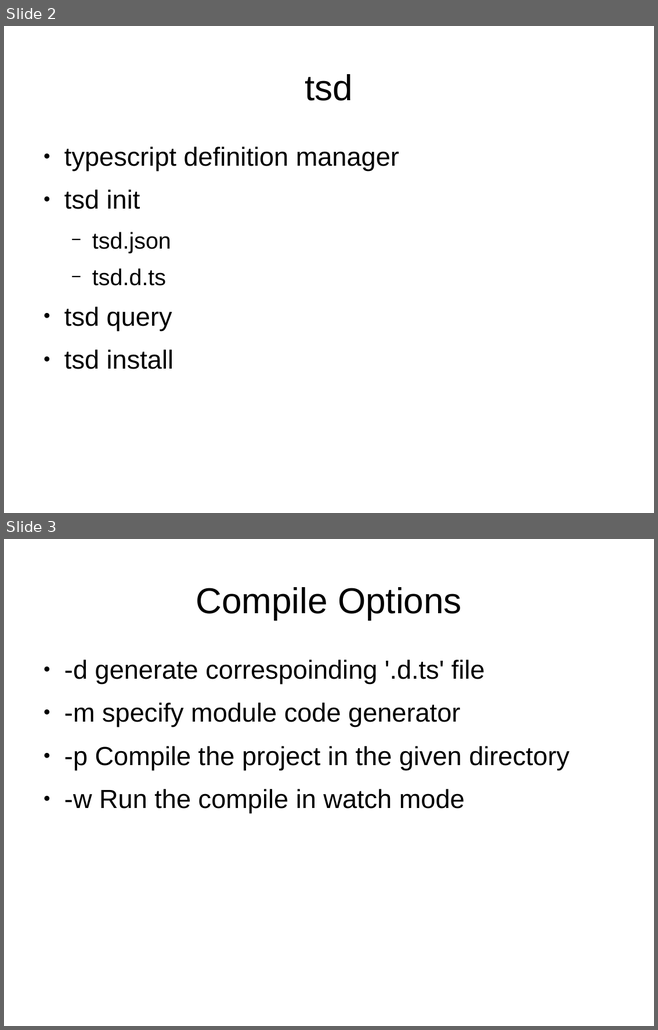
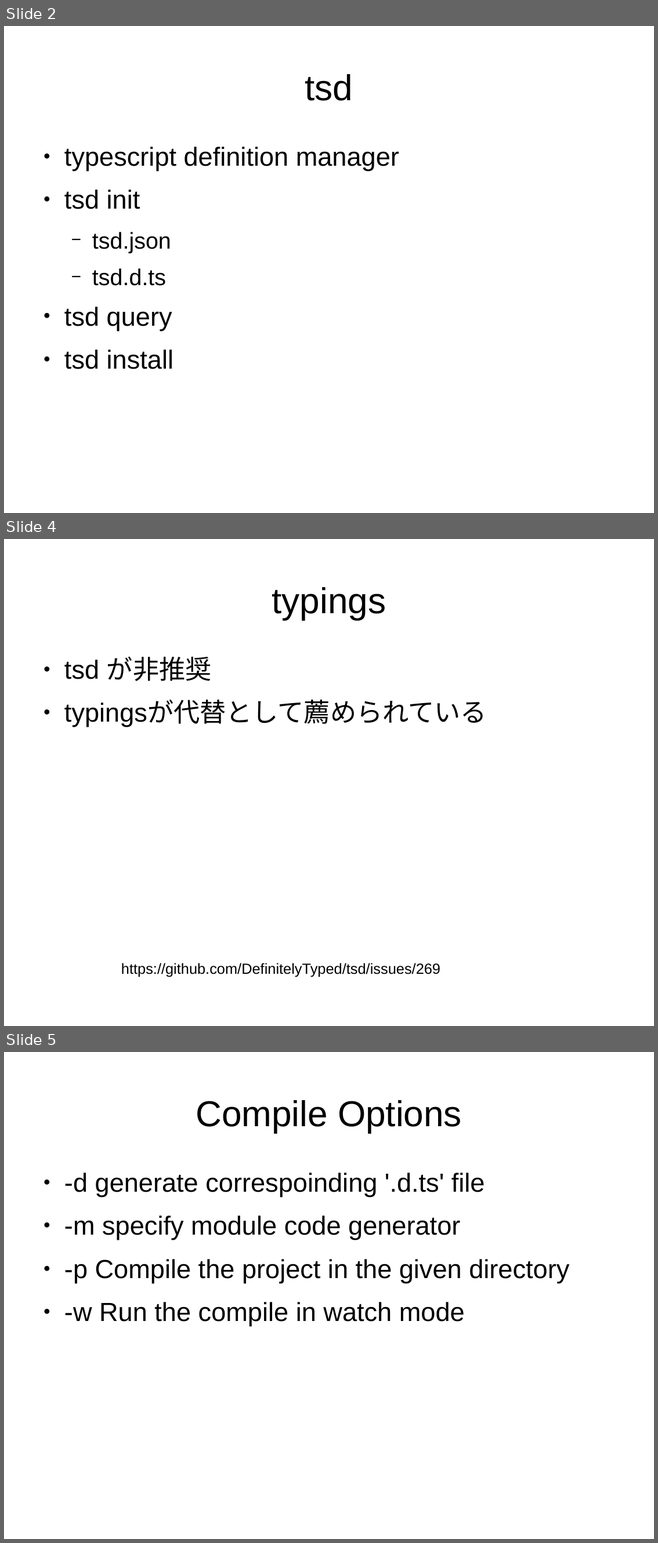
Before and after one commit to sallop/til, a slide deck: typescript.odp. Shown one above the other, each under a label of ours: slides 2 and 3 before the commit, slides 2, 4 and 5 after it; the slides between them are not shown. The pictures are 658x1030 and 658x1543 pixels, drawn with LibreOffice and Linux fonts; fonts in the diff are those of the drawing. Boxes give left, top, right and bottom in pixels: in the first picture for what was removed or moved away, otherwise in the second. Text is boxed around its words. In the diff, an @@ line names an element or a change of style, - is before the commit and + after.

```diff
--- a/typescript.odp
+++ b/typescript.odp
@@ slide 4 added at <box>4,539,654,1026</box>, background #FFFFFF @@
@@ title added at <box>271,587,386,620</box>, 44 pt, text #000000 @@
+typings
@@ text added at <box>64,657,487,727</box>, 32 pt, text #000000 @@
+● tsd が非推奨
+● typingsが代替として薦められている
@@ text added at <box>121,963,440,977</box>, 18 pt, text #000000 @@
+https://github.com/DefinitelyTyped/tsd/issues/269
@@ what was slide 3 is now slide 5 @@
```
Also in this commit, not shown: 1 other slide added.
